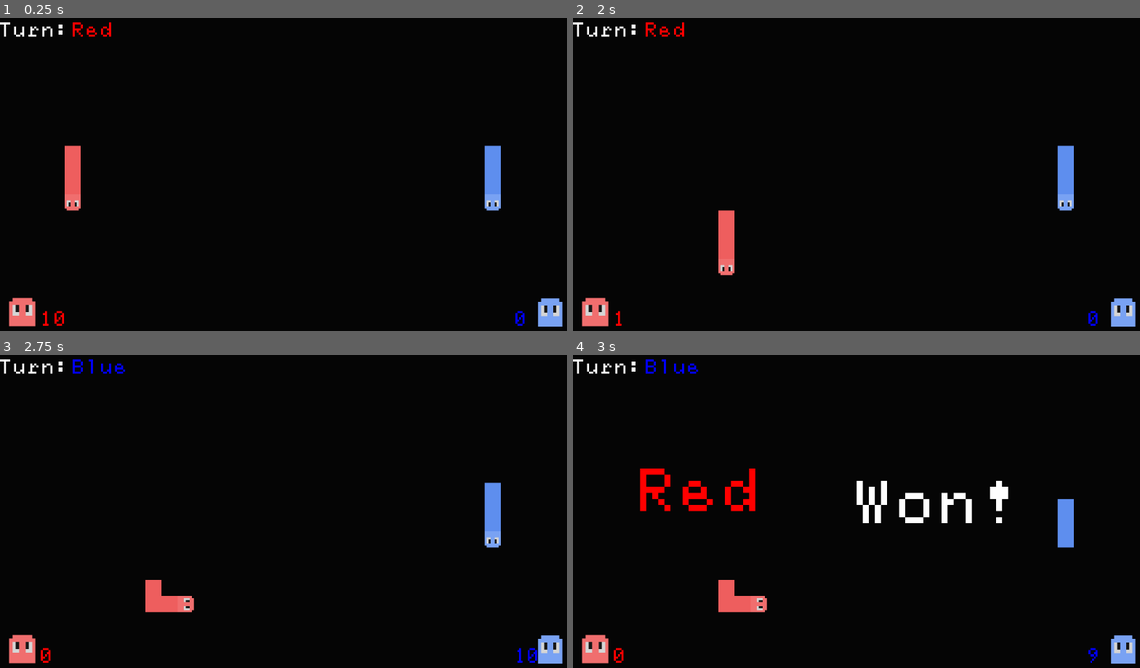
Above: before the commit, frames 1-4 (two rows, left to right).
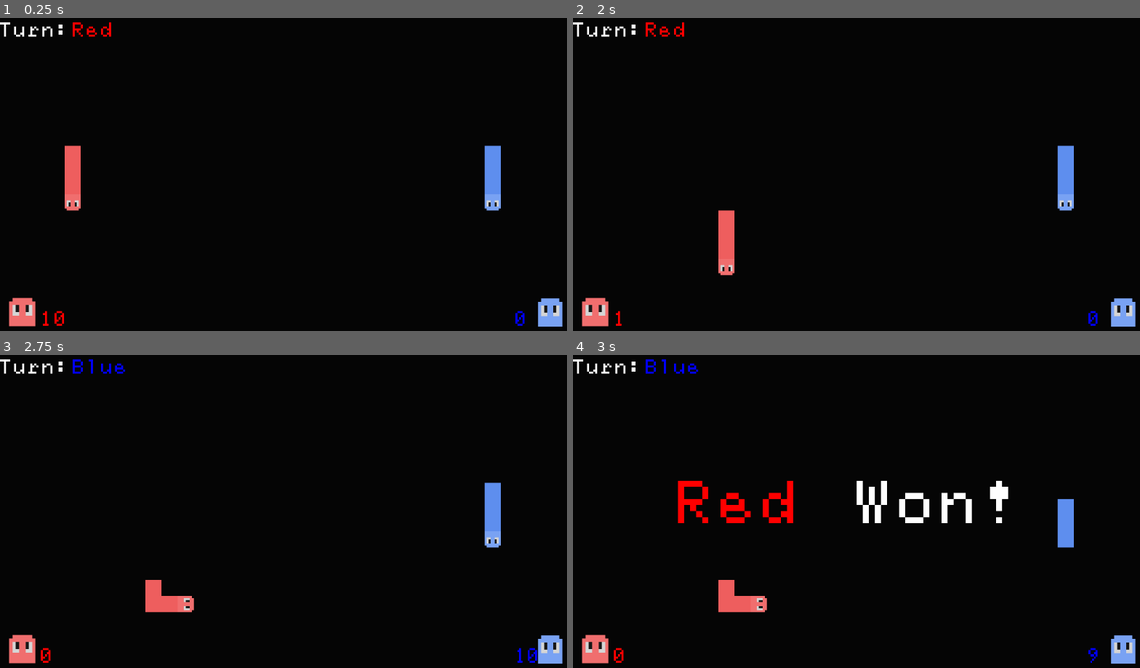
Above: after the commit, the same moments.

Repository: arrowira/MiniJam196Snake
Game: Godot game, scene res://scenes/main.tscn
Two runs of this game, one before a commit and one after it. Both use one fixed random seed, a clock stepped at 60 frames per second and the inputs below.
Inputs:
- Up to frame 1 (0.25 s): no input
- Up to frame 2 (2 s): tap Enter at 0.5 s; hold Right (p1right) 0.53-1.28 s; tap S (p2down) at 0.6 s; hold Down (p1down) from 1.28 s (still down); tap A (p2left) at 1.35 s
- Up to frame 3 (2.75 s): release Down (p1down) at 2.03 s; hold Right (p1right) from 2.03 s (still down); tap D (p2right) at 2.1 s
- Up to frame 4 (3 s): tap Space at 2.75 s; release Right (p1right) at 2.78 s; hold Up (p1up) from 2.78 s (still down); tap W (p2up) at 2.85 s

Frames 1-3 are identical in both runs. In frame 4, 1.7% of the frame differs, in the area x 11-39%, y 36-54%.

Commit message:
changed Ui position

Diff:
--- a/minijam-196-proj/scenes/main.tscn
+++ b/minijam-196-proj/scenes/main.tscn
@@ -85,14 +85,17 @@
 anchors_preset = -1
 anchor_left = -0.9512039
 anchor_top = -0.23371647
-anchor_right = -0.6578011
+anchor_right = -0.6291553
 anchor_bottom = 0.10733277
-offset_left = 1228.7869
-offset_top = 335.44827
-offset_right = 1300.7869
-offset_bottom = 375.44824
+offset_left = 1303.7869
+offset_top = 359.44827
+offset_right = 1375.7869
+offset_bottom = 399.44824
 theme_override_fonts/normal_font = ExtResource("5_tbgi4")
 theme_override_font_sizes/normal_font_size = 96
+text = "0
+"
+fit_content = true
 metadata/_edit_use_anchors_ = true
 
 [node name="Winner" type="RichTextLabel" parent="Hud"]
Not shown: 1 places in minijam-196-proj/scenes/main.tscn that only renumber resources
